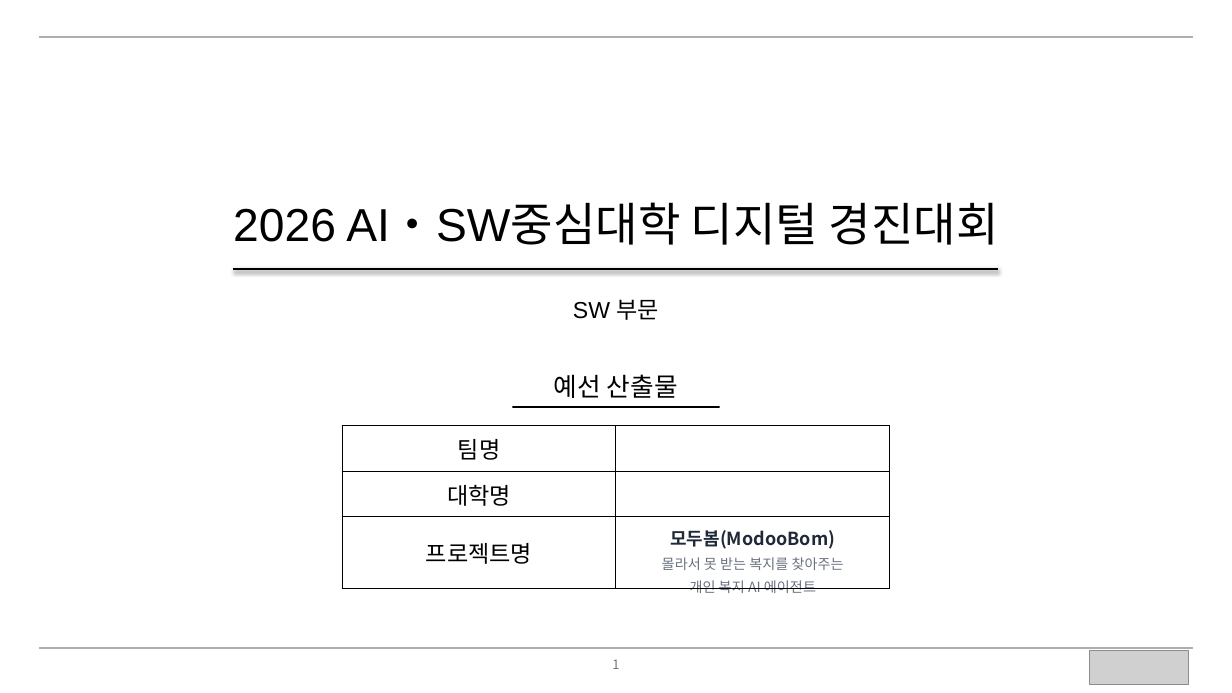
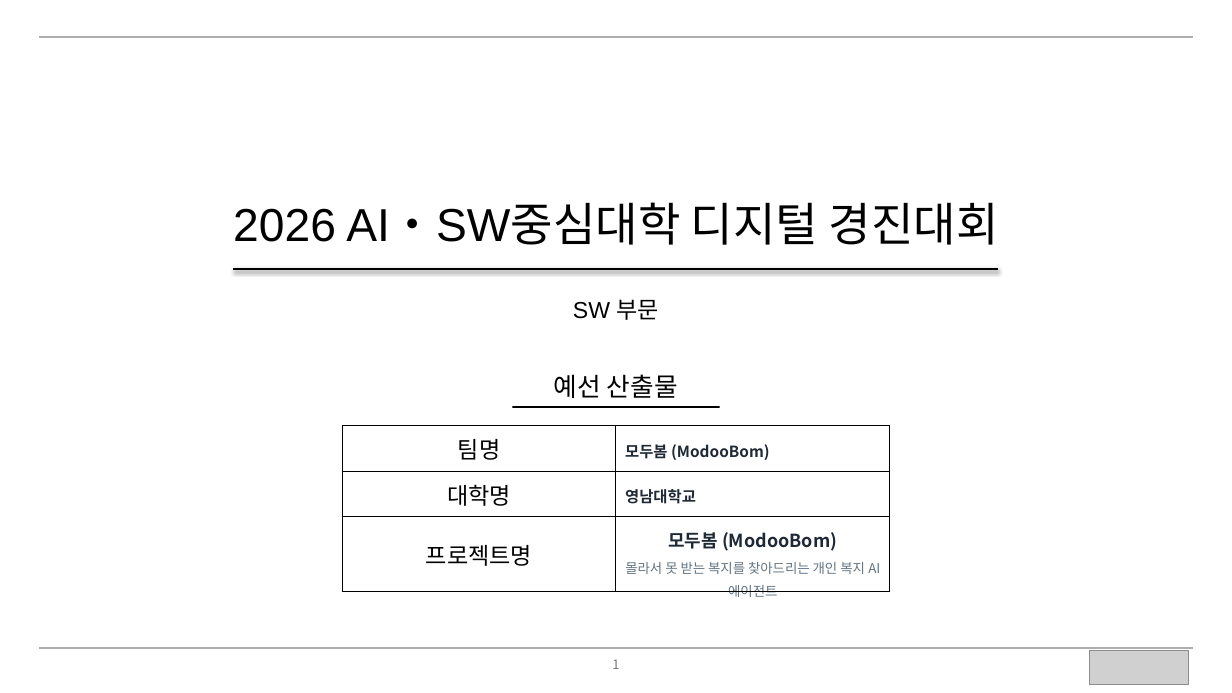
Before and after one commit to BioCode67/modoo-bom, a slide deck: slide 1 of docs/제출/모두봄-예선기획서-20p-규정안전판.pptx. Drawn at 1232x693 pixels with LibreOffice and Linux fonts; fonts in the diff are those of the drawing; grey boxes stand for pictures. Boxes give left, top, right and bottom in pixels: in the first picture for what was removed or moved away, otherwise in the second. Text is boxed around its words. In the diff, an @@ line names an element or a change of style, - is before the commit and + after.

Commit message:
docs(제출): 예선 기획서 v3 — Pretendard 폰트·존댓말/친절체·문장 풀어쓰기·팀정보 반영
- 폰트: Pretendard 적용 + PPT에 임베딩(심사 PC에 폰트 없어도 동일하게 표시)
- 어투: 전 슬라이드 '~습니다/~입니다' 존댓말·친절체로 전환(당찬 단정 어투 제거)
- 가독성: 축약을 풀어 완결된 문장으로 서술, 박스 여백을 채워 균형 개선
- 팀정보 자동 반영: 영남대학교 / 모두봄(ModooBom) / 팀장 김주형 외 4명(컴퓨터공학전공)
- 표현 개선: '개인정보 서버 전송 0' → '입력하신 정보는 기기 밖으로 나가지 않는 온디바이스 AI'(긍정·완성형)
- 앱 출시 반영: Summary·로드맵에 '모바일 앱 출시 준비/출시' 명시
- 커버리지 명시: 복지정책·복지서비스·장학금·행복주택·서민금융·민간재단 — 한곳에서

PowerPoint 렌더로 14장 전수 육안 검증(겹침·오버플로 수정 완료).

```diff
--- a/docs/제출/모두봄-예선기획서-20p-규정안전판.pptx
+++ b/docs/제출/모두봄-예선기획서-20p-규정안전판.pptx
@@ table at [342,426,889,601] @@
-row 1, column 2: 
+row 1, column 2: 모두봄 (ModooBom)
-row 2, column 2: 
+row 2, column 2: 영남대학교
-row 3, column 2: 모두봄(ModooBom) / 몰라서 못 받는 복지를 찾아주는 / 개인 복지 AI 에이전트
+row 3, column 2: 모두봄 (ModooBom) / 몰라서 못 받는 복지를 찾아드리는 개인 복지 AI 에이전트
```
Also in this commit, not shown: 13 other slides changed, 2 other files.
